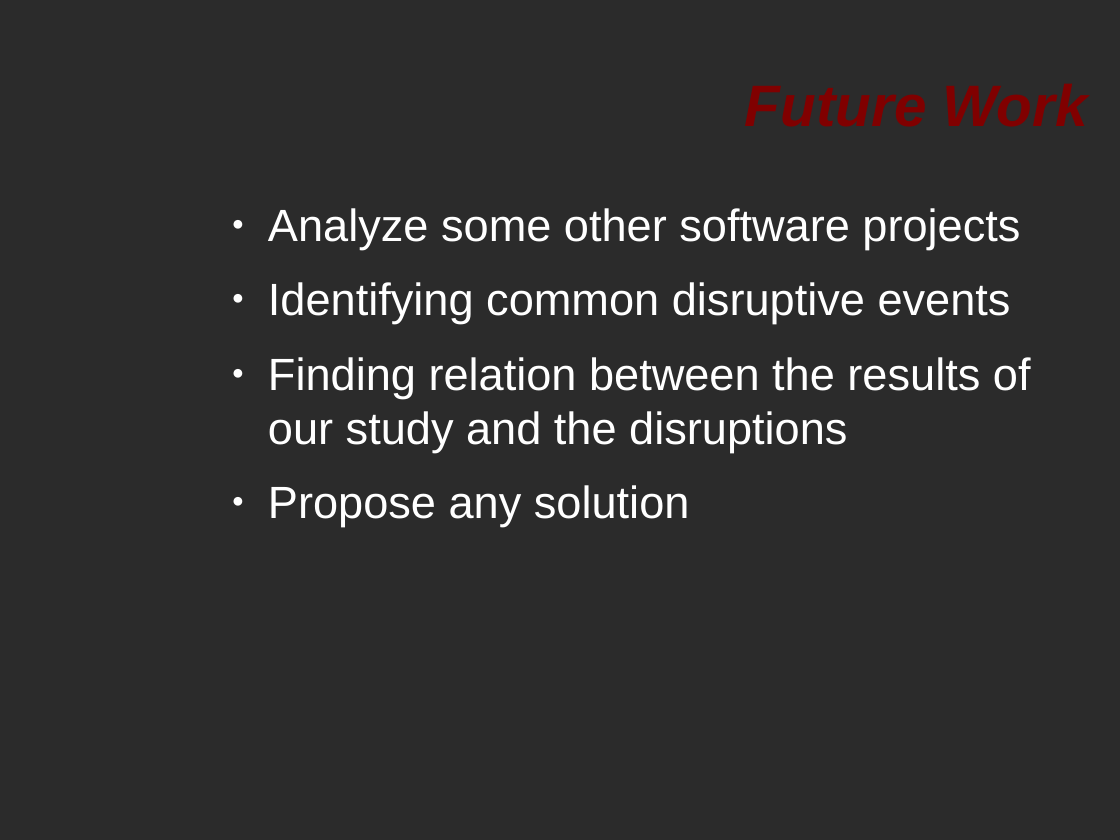
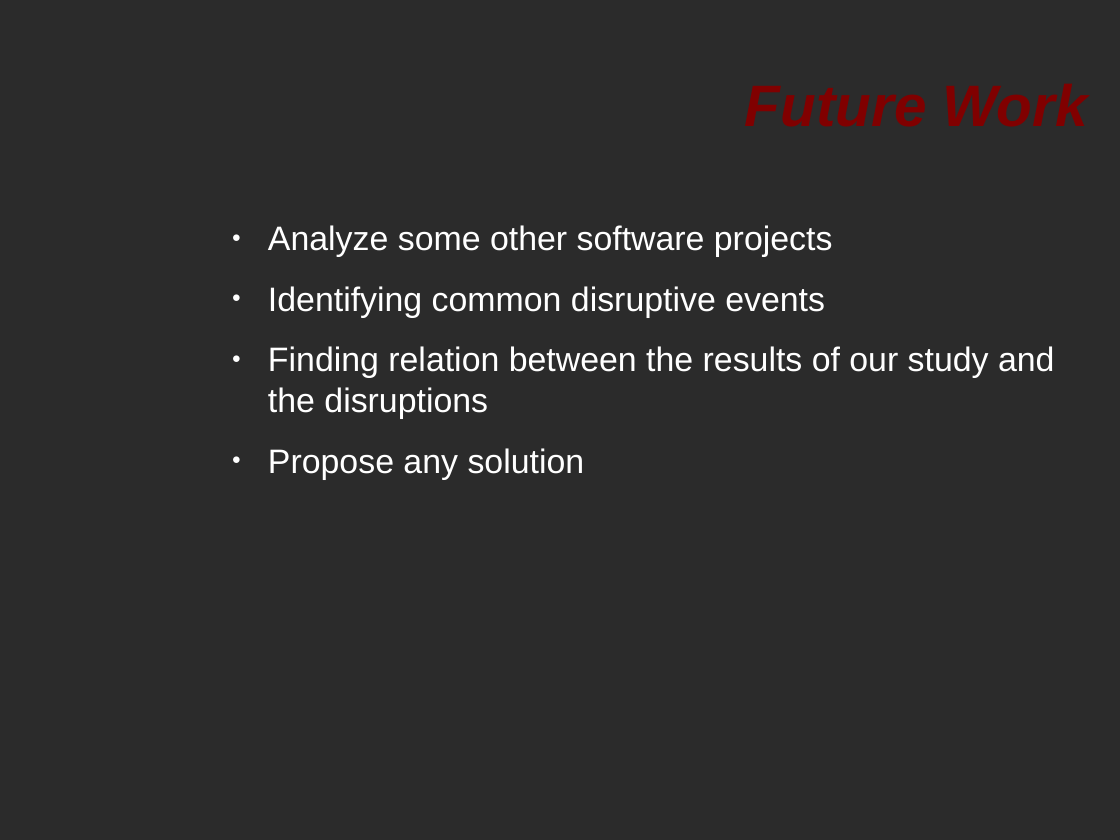
Before and after one commit to tajmilur-rahman/SOEN691D, a slide deck: slide 19 of presentation/research/paper1.odp. Drawn at 1120x840 pixels with LibreOffice and Linux fonts; fonts in the diff are those of the drawing; background and template pictures are left out; a plain dark background stands for a picture behind light text. Boxes give left, top, right and bottom in pixels: in the first picture for what was removed or moved away, otherwise in the second. Text is boxed around its words. In the diff, an @@ line names an element or a change of style, - is before the commit and + after.

```diff
--- a/presentation/research/paper1.odp
+++ b/presentation/research/paper1.odp
@@ text "Analyze some other software projects": place and size @@
-text "Analyze some other software projects" at (268,208,1031,527)
+text "Analyze some other software projects" at (268,225,1055,479)
@@ text "Analyze some other software projects" at (268,225,1055,479): size 32 to 24 pt @@
```
Also in this commit, not shown: 14 other slides changed, 16 other files.
